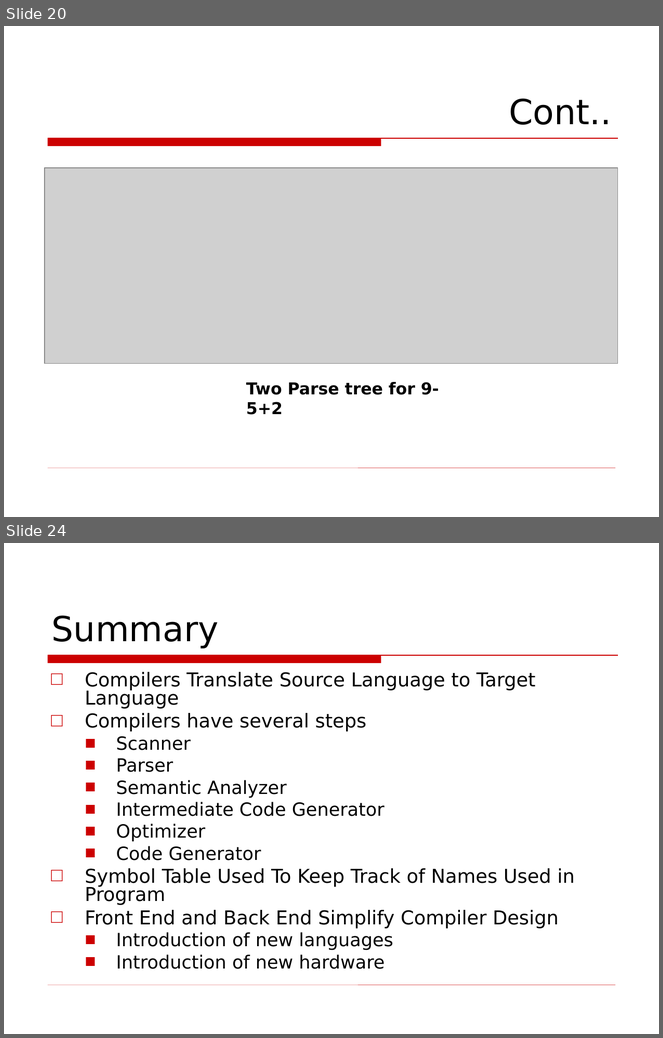
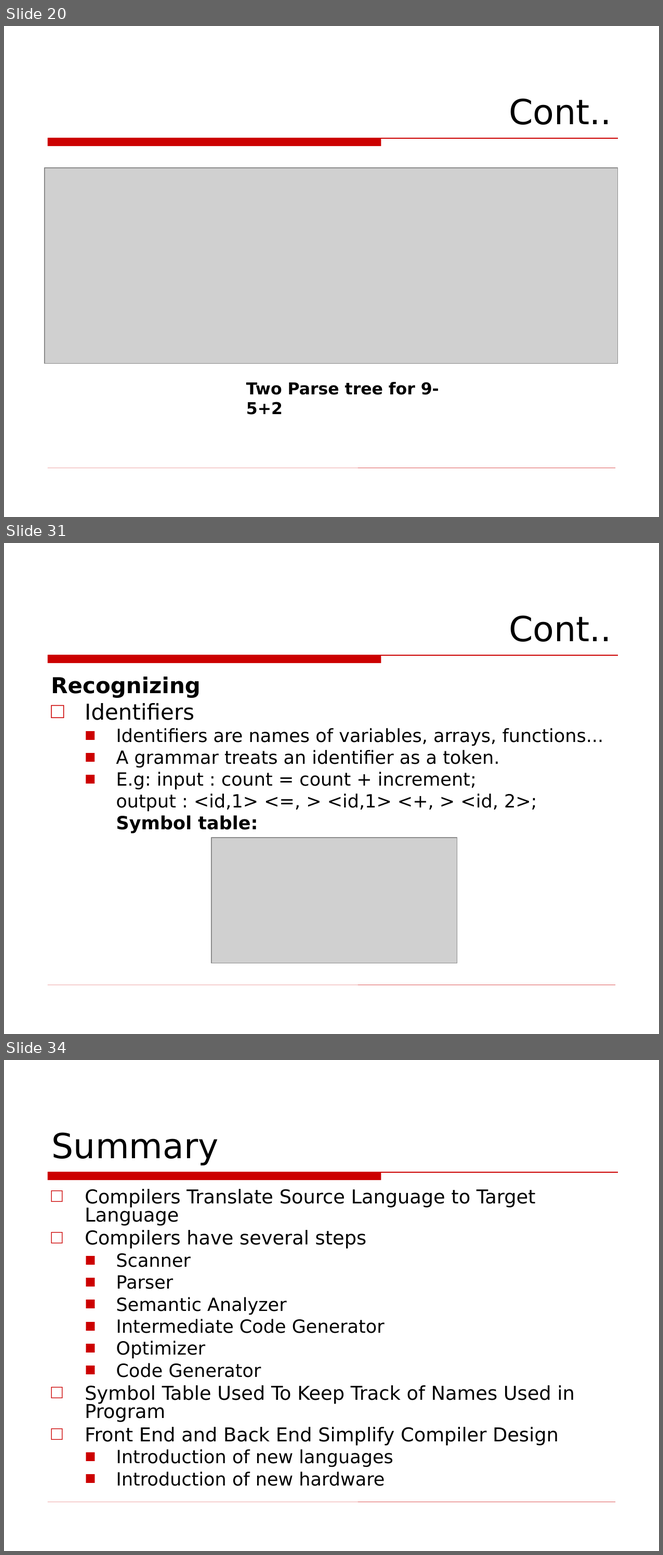
Before and after one commit to Fuuast-BSCS/Compiler-Construction, a slide deck: Compiler-02.ppt. Shown one above the other, each under a label of ours: slides 20 and 24 before the commit, slides 20, 31 and 34 after it; the slides between them are not shown. The pictures are 663x1038 and 663x1555 pixels, drawn with LibreOffice and Linux fonts; fonts in the diff are those of the drawing; grey boxes stand for pictures; background and template pictures are left out. Boxes give left, top, right and bottom in pixels: in the first picture for what was removed or moved away, otherwise in the second. Text is boxed around its words. In the diff, an @@ line names an element or a change of style, - is before the commit and + after.

```diff
--- a/Compiler-02.ppt
+++ b/Compiler-02.ppt
@@ slide 31 added at (4, 543, 659, 1034), background picture (left out); not listed: 2 template elements that a slide beside it also shows @@
@@ title added at (509, 615, 612, 642), 38 pt, text #000000 @@
+Cont..
@@ text added at (51, 677, 604, 834), 20 pt, text #000000 @@
+Recognizing
+□ Identifiers
+  ■ Identifiers are names of variables, arrays, functions...
+  ■ A grammar treats an identifier as a token.
+  ■ E.g: input : count = count + increment;
+  output : <id,1> <=, > <id,1> <+, > <id, 2>;
+  Symbol table:
@@ picture added at (211, 838, 457, 964) @@
@@ what was slide 24 is now slide 34 @@
```
Also in this commit, not shown: 2 slides changed, 12 other slides added, 3 slides removed.
